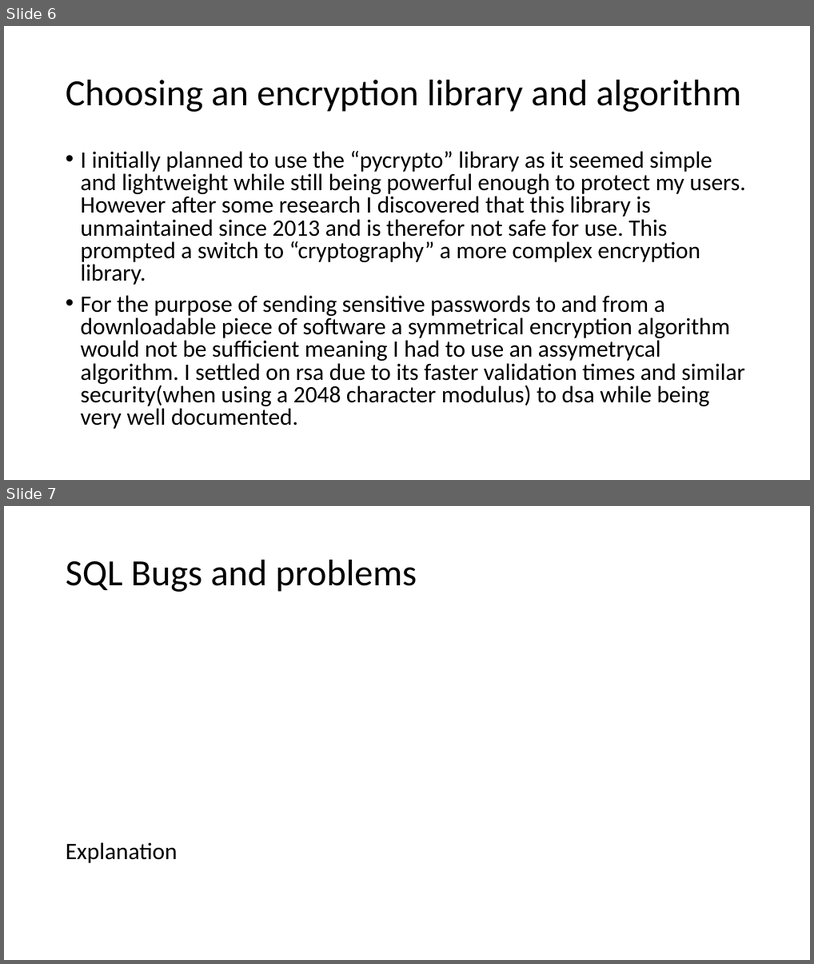
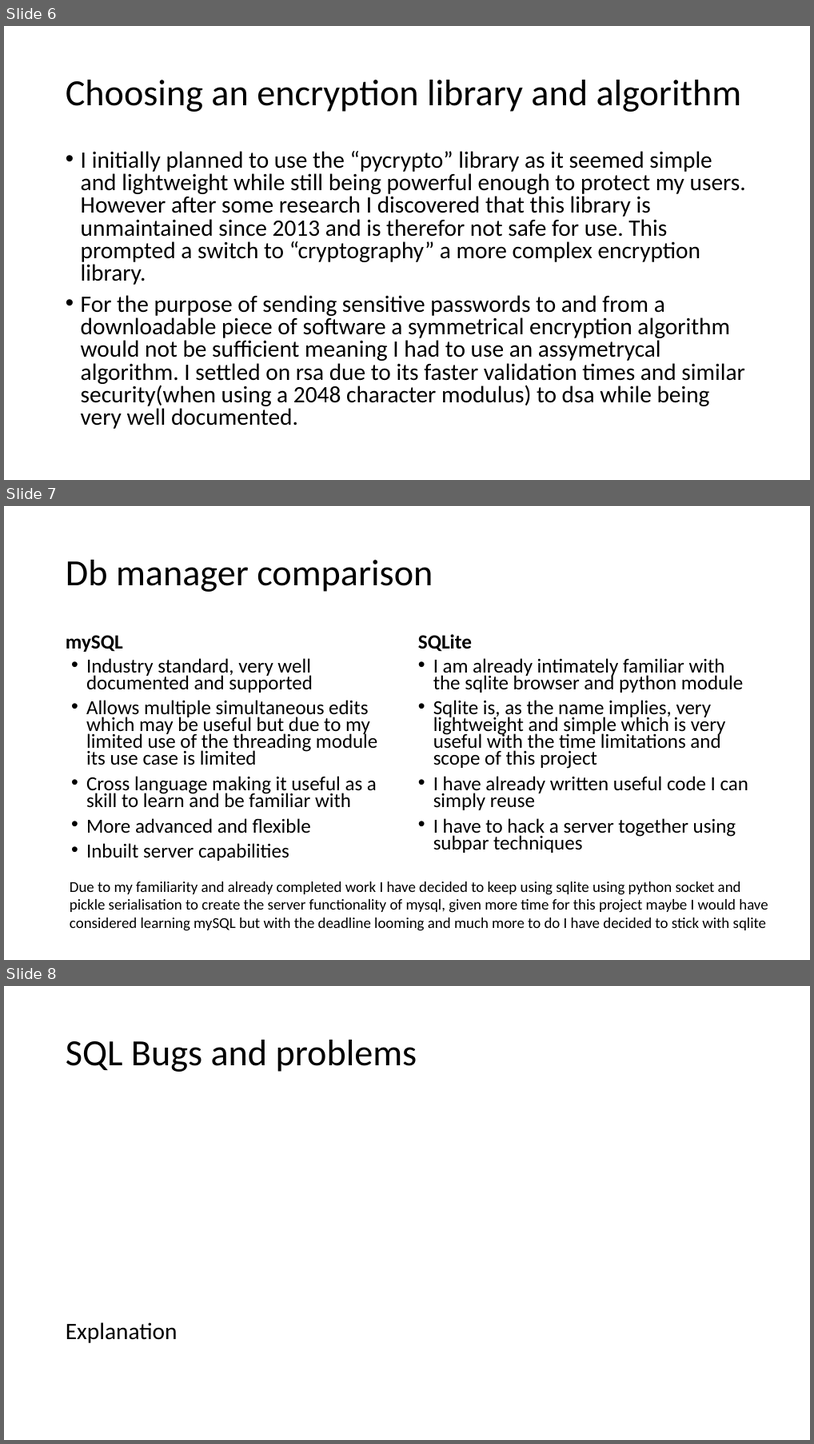
Before and after one commit to curtben1/actualCoursework, a slide deck: dev log.pptx. Shown one above the other, each under a label of ours: slides 6 and 7 before the commit, slides 6, 7 and 8 after it. The pictures are 814x964 and 814x1444 pixels, drawn with LibreOffice and Linux fonts; fonts in the diff are those of the drawing. Boxes give left, top, right and bottom in pixels: in the first picture for what was removed or moved away, otherwise in the second. Text is boxed around its words. In the diff, an @@ line names an element or a change of style, - is before the commit and + after.

Commit message:
updated dev log and laying foundations for mysql integration
don't really want to use mysql but having the foundation can't hurt

```diff
--- a/dev log.pptx
+++ b/dev log.pptx
@@ slide 7 added at box(4, 506, 810, 960), background #FFFFFF @@
@@ title added at box(66, 560, 433, 592), 44 pt, text #000000 @@
+Db manager comparison
@@ text added at box(66, 635, 123, 652), 24 pt, text #000000, bold @@
+mySQL
@@ text added at box(418, 634, 472, 652), 24 pt, text #000000, bold @@
+SQLite
@@ text added at box(86, 658, 378, 860), 23.8 pt, text #000000 @@
+• Industry standard, very well documented and supported
+• Allows multiple simultaneous edits which may be useful but due to my limited use of the threading module its use case is limited
+• Cross language making it useful as a skill to learn and be familiar with
+• More advanced and flexible
+• Inbuilt server capabilities
@@ text added at box(434, 658, 749, 852), 23.8 pt, text #000000 @@
+• I am already intimately familiar with the sqlite browser and python module
+• Sqlite is, as the name implies, very lightweight and simple which is very useful with the time limitations and scope of this project
+• I have already written useful code I can simply reuse
+• I have to hack a server together using subpar techniques
@@ text added at box(70, 881, 768, 931), 18 pt, text #000000 @@
+Due to my familiarity and already completed work I have decided to keep using sqlite using python socket and pickle serialisation to create the server functionality of mysql, given more time for this project maybe I would have considered learning mySQL but with the deadline looming and much more to do I have decided to stick with sqlite
@@ what was slide 7 is now slide 8 @@
```
Also in this commit, not shown: 1 slide changed, 1 other file.
